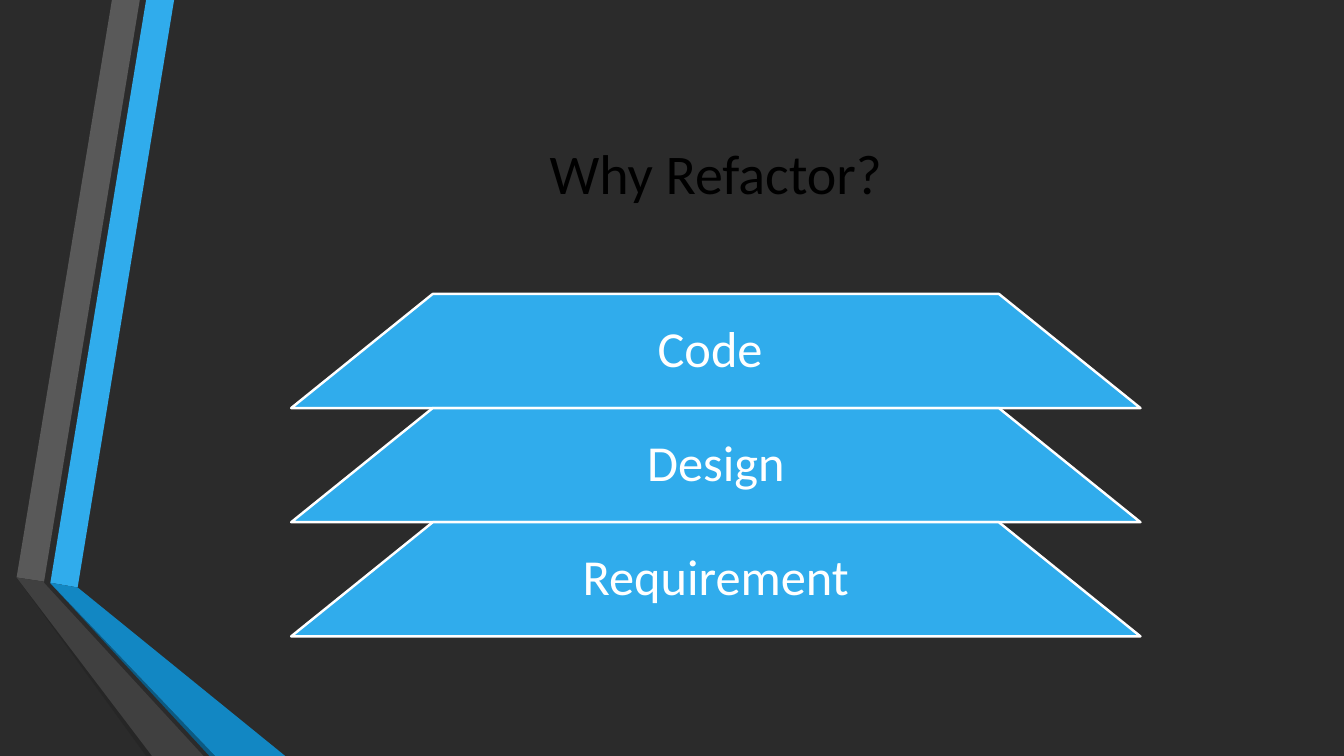
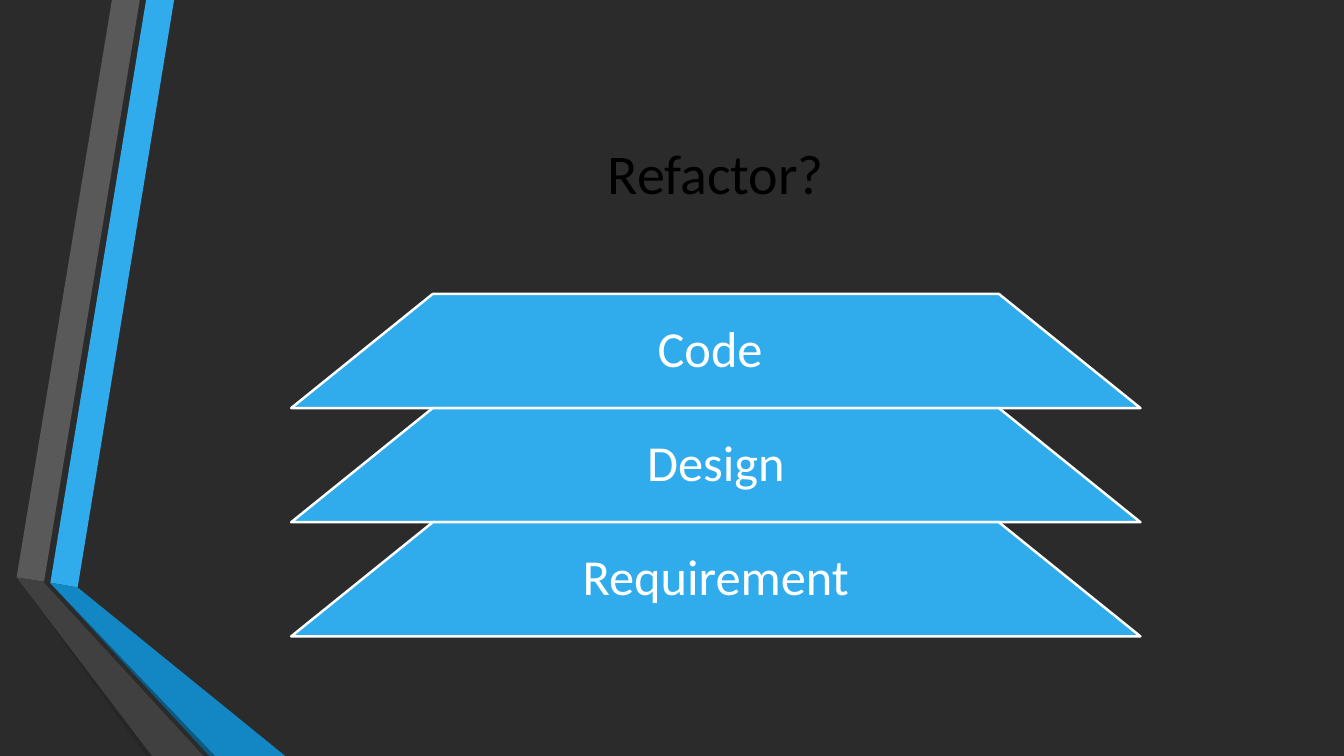
Before and after one commit to zhangyun/sharings, a slide deck: slide 3 of Refactoring - Java/Refactoring.pptx. Drawn at 1344x756 pixels with LibreOffice and Linux fonts; fonts in the diff are those of the drawing; background and template pictures are left out; a plain dark background stands for a picture behind light text. Boxes give left, top, right and bottom in pixels: in the first picture for what was removed or moved away, otherwise in the second. Text is boxed around its words. In the diff, an @@ line names an element or a change of style, - is before the commit and + after.

Commit message:
New version of refactoring - java

```diff
--- a/Refactoring - Java/Refactoring.pptx
+++ b/Refactoring - Java/Refactoring.pptx
@@ title at bbox=[608, 156, 824, 194]: text changed @@
-Why Refactor?
+Refactor?
```
Also in this commit, not shown: 12 slides added, 2 slides removed.
